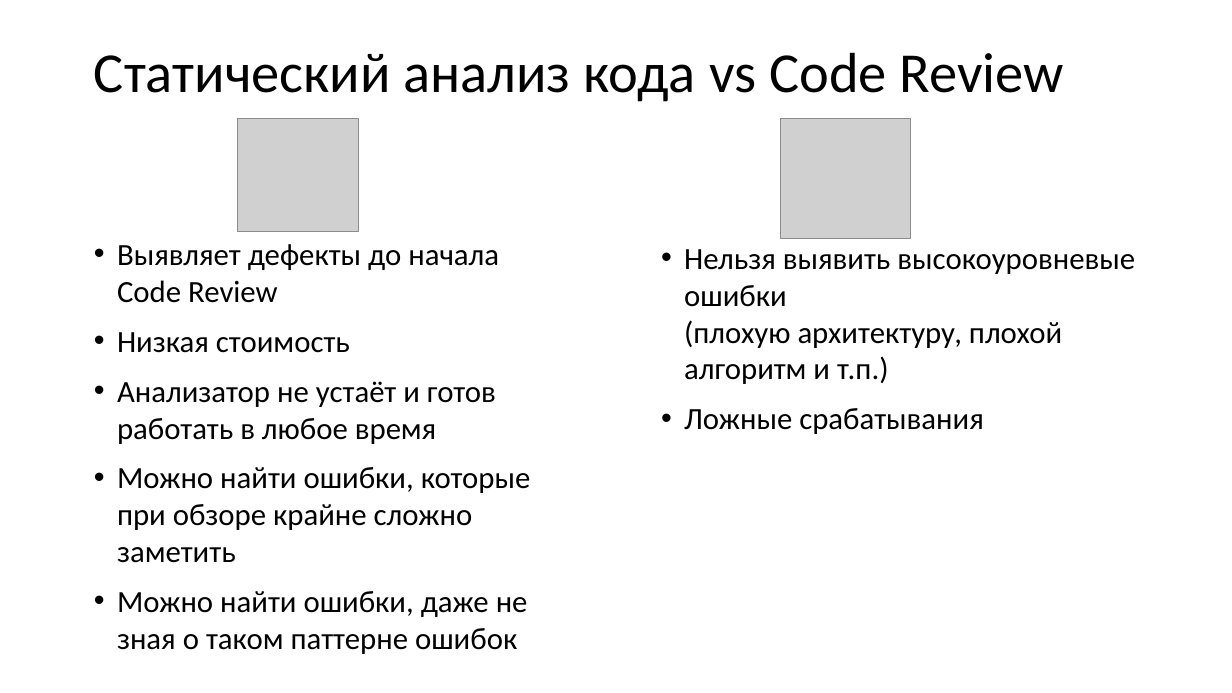
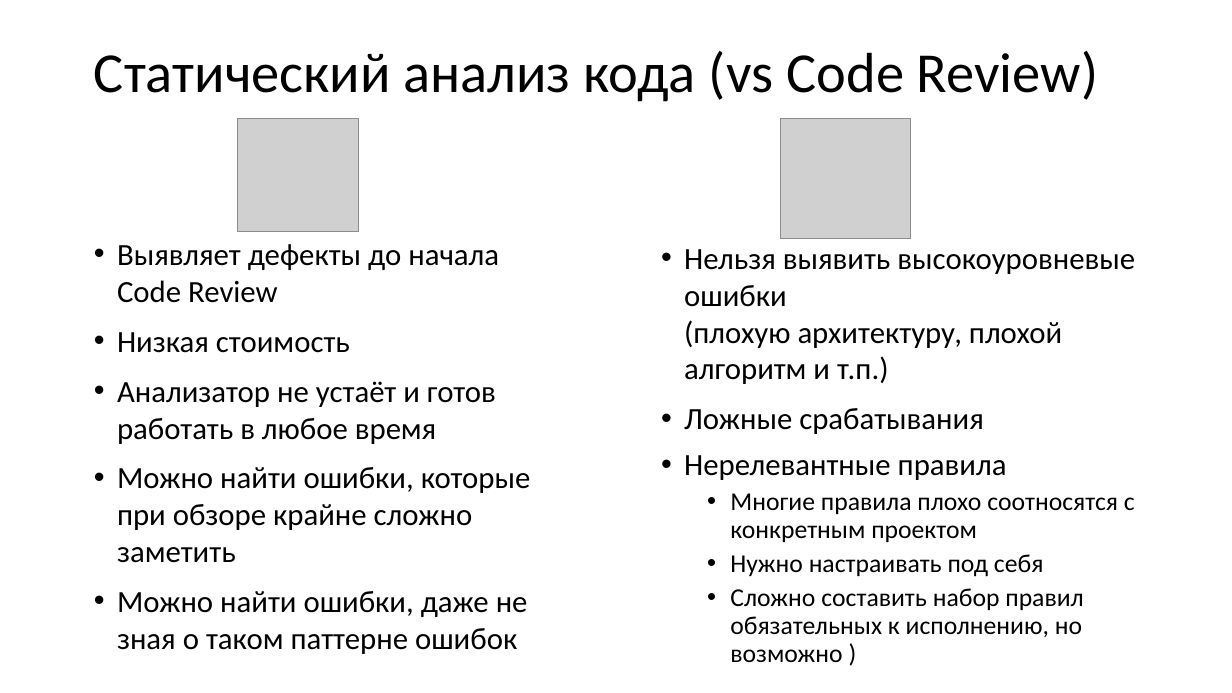
Before and after one commit to xtrueman/prog_instruments, a slide deck: slide 8 of presentations/StaticAnalysers.pptx. Drawn at 1232x693 pixels with LibreOffice and Linux fonts; fonts in the diff are those of the drawing; grey boxes stand for pictures. Boxes give left, top, right and bottom in pixels: in the first picture for what was removed or moved away, otherwise in the second. Text is boxed around its words. In the diff, an @@ line names an element or a change of style, - is before the commit and + after.

```diff
--- a/presentations/StaticAnalysers.pptx
+++ b/presentations/StaticAnalysers.pptx
@@ title at [94, 51, 1099, 102]: text changed @@
-Статический анализ кода vs Code Review
+Статический анализ кода (vs Code Review)
@@ text at [684, 455, 1135, 662]: paragraphs added @@
+• Нерелевантные правила
+  • Многие правила плохо соотносятся с конкретным проектом
+  • Нужно настраивать под себя
+  • Сложно составить набор правил обязательных к исполнению, но возможно )
```
Also in this commit, not shown: 21 other slides changed, 5 slides added, 1 slide removed.
